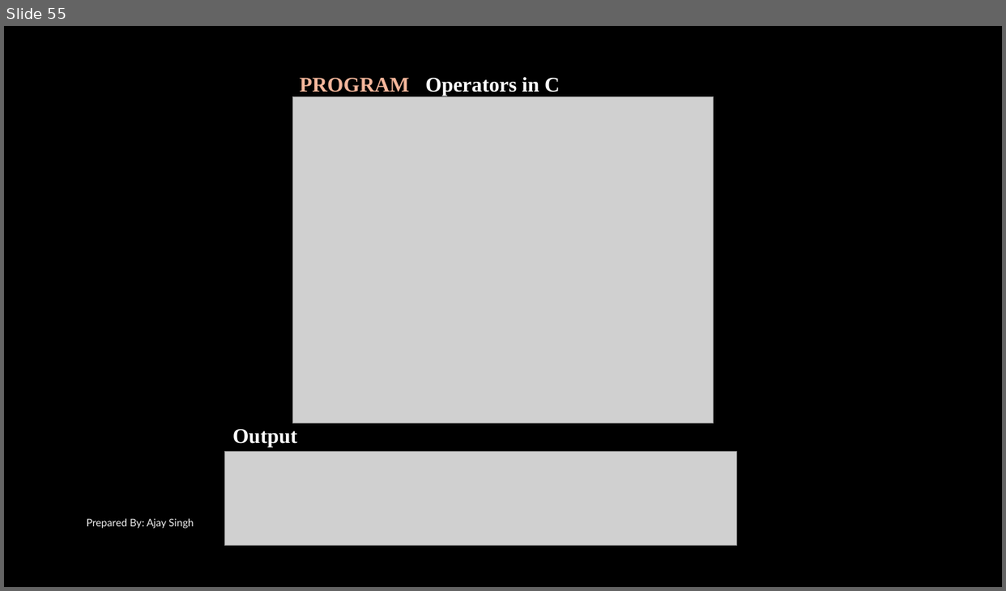
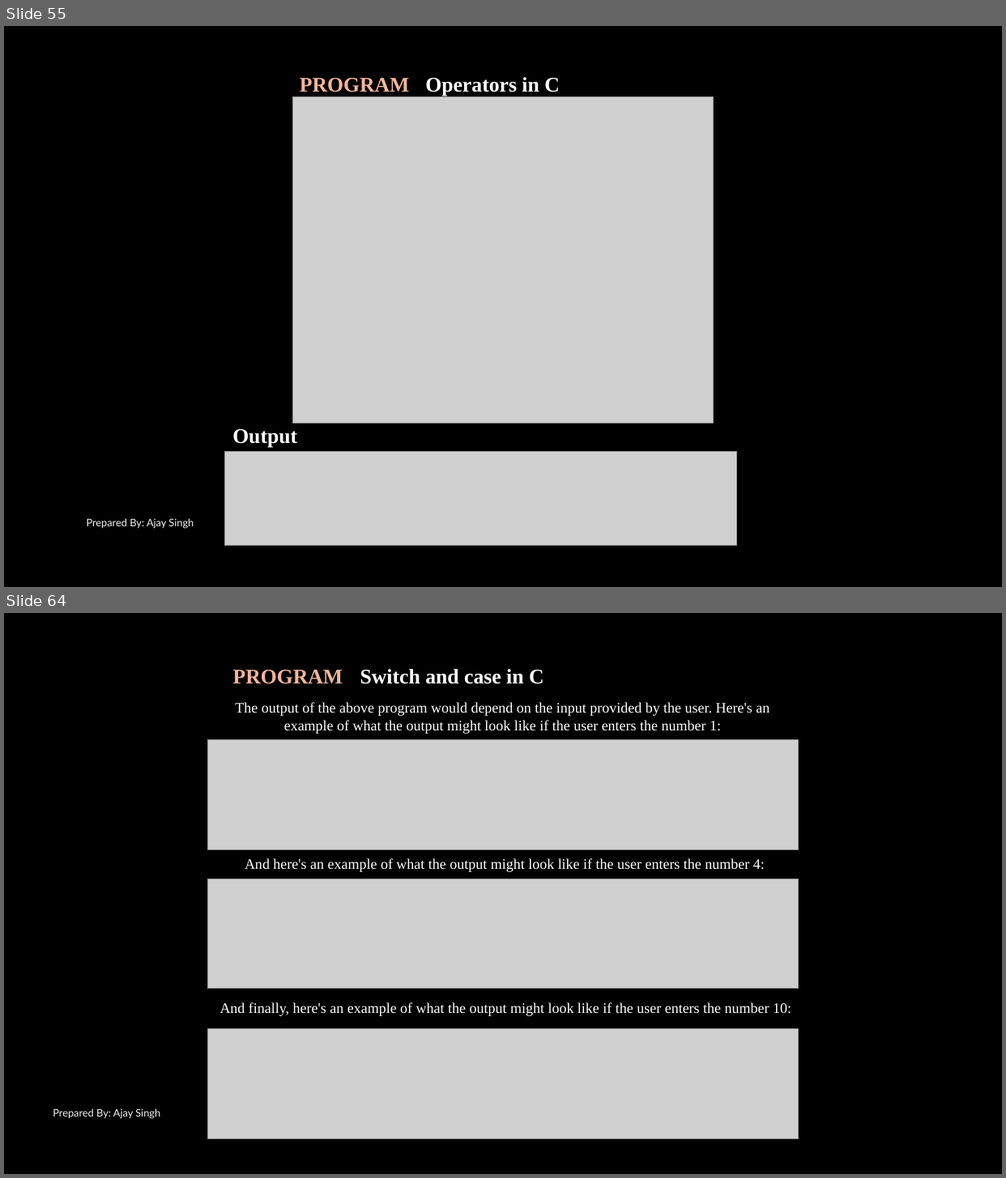
Before and after one commit to mentormaya/notes, a slide deck: assets/Computer_Science/Class_12/C_Programming_II.pptx. Shown one above the other, each under a label of ours: slide 55 before the commit, slides 55 and 64 after it; the slides between them are not shown. The pictures are 1006x591 and 1006x1178 pixels, drawn with LibreOffice and Linux fonts; fonts in the diff are those of the drawing; grey boxes stand for pictures; background and template pictures are left out. Boxes give left, top, right and bottom in pixels: in the first picture for what was removed or moved away, otherwise in the second. Text is boxed around its words. In the diff, an @@ line names an element or a change of style, - is before the commit and + after.

Commit message:
c programming II pptx updated

```diff
--- a/assets/Computer_Science/Class_12/C_Programming_II.pptx
+++ b/assets/Computer_Science/Class_12/C_Programming_II.pptx
@@ slide 64 added at [4,613,1002,1174], background picture (left out) @@
@@ text added at [233,670,343,684], 20 pt, text #F4B69B, bold @@
+PROGRAM
@@ text added at [360,669,544,684], 20 pt, text #FFFFFF, bold @@
+Switch and case in C
@@ text added at [235,702,769,734], 14 pt, text #FFFFFF @@
+The output of the above program would depend on the input provided by the user. Here's an example of what the output might look like if the user enters the number 1:
@@ picture added at [207,740,799,850] @@
@@ picture added at [207,879,799,989] @@
@@ text added at [245,858,765,872], 14 pt, text #FFFFFF @@
+And here's an example of what the output might look like if the user enters the number 4:
@@ text added at [220,1003,791,1016], 14 pt, text #FFFFFF @@
+And finally, here's an example of what the output might look like if the user enters the number 10:
@@ picture added at [207,1029,799,1139] @@
@@ text added at [53,1109,160,1119], 10 pt, text #F2F2F2 @@
+Prepared By: Ajay Singh
```
Also in this commit, not shown: 50 other slides added.
